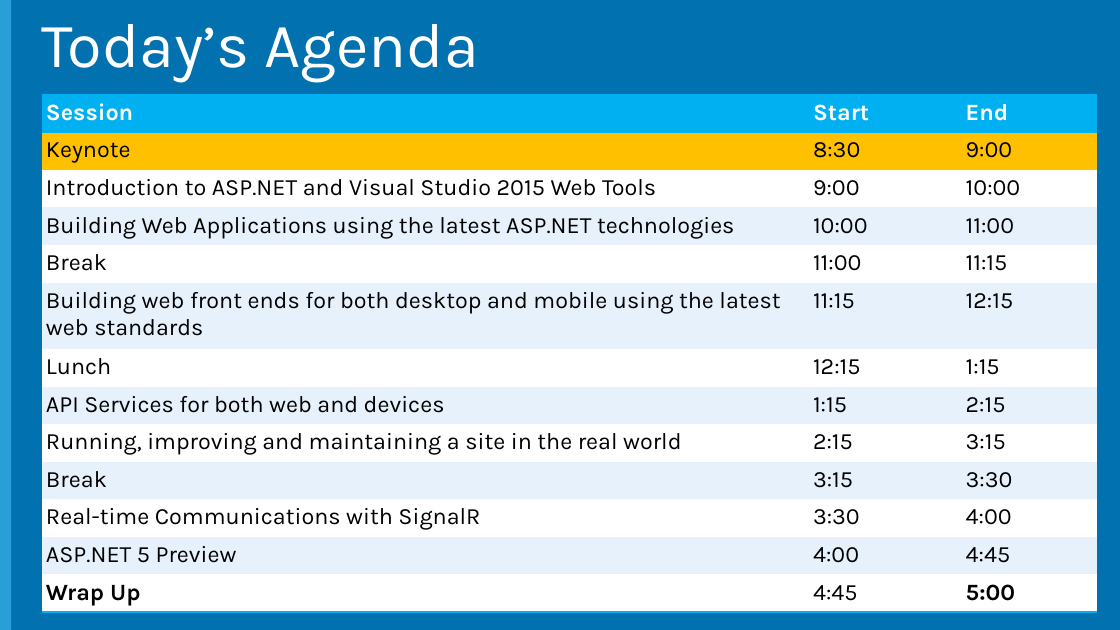
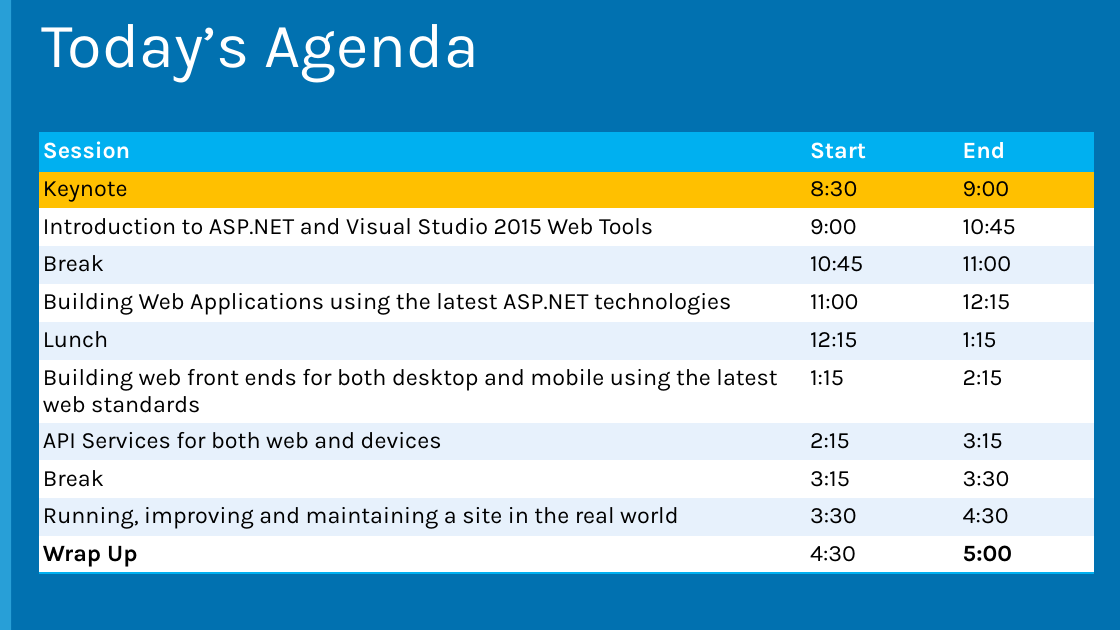
Before and after one commit to Microsoft-Web/WebCampTrainingKit, a slide deck: slide 2 of Presentation/Keynote/Keynote.pptx. Drawn at 1120x630 pixels with LibreOffice and Linux fonts; fonts in the diff are those of the drawing; background and template pictures are left out. Boxes give left, top, right and bottom in pixels: in the first picture for what was removed or moved away, otherwise in the second. Text is boxed around its words. In the diff, an @@ line names an element or a change of style, - is before the commit and + after.

Commit message:
Updated decks

```diff
--- a/Presentation/Keynote/Keynote.pptx
+++ b/Presentation/Keynote/Keynote.pptx
@@ table at <box>39,134,1094,575</box> @@
-row 3: Introduction to ASP.NET and Visual Studio 2015 Web Tools | 9:00 | 10:00
-row 4: Building Web Applications using the latest ASP.NET technologies | 10:00 | 11:00
-row 5: Break | 11:00 | 11:15
-row 6: Building web front ends for both desktop and mobile using the latest web standards | 11:15 | 12:15
+row 3: Introduction to ASP.NET and Visual Studio 2015 Web Tools | 9:00 | 10:45
+row 4: Break | 10:45 | 11:00
+row 5: Building Web Applications using the latest ASP.NET technologies | 11:00 | 12:15
-row 7, column 1: API Services for both web and devices
+row 7, column 1: Building web front ends for both desktop and mobile using the latest web standards
-row 8, column 1: Running, improving and maintaining a site in the real world
+row 8, column 1: API Services for both web and devices
-row 11: Real-time Communications with SignalR | 3:30 | 4:00
-row 12: ASP.NET 5 Preview | 4:00 | 4:45
-row 13: Wrap Up | 4:45 | 5:00
+row 10: Running, improving and maintaining a site in the real world | 3:30 | 4:30
+row 11: Wrap Up | 4:30 | 5:00
@@ table: place and size @@
-table at <box>42,95,1097,613</box>
+table at <box>39,134,1094,575</box>
@@ page number removed at <box>813,434,853,450</box> @@
-2
```
Also in this commit, not shown: 4 slides added, 4 other files.
